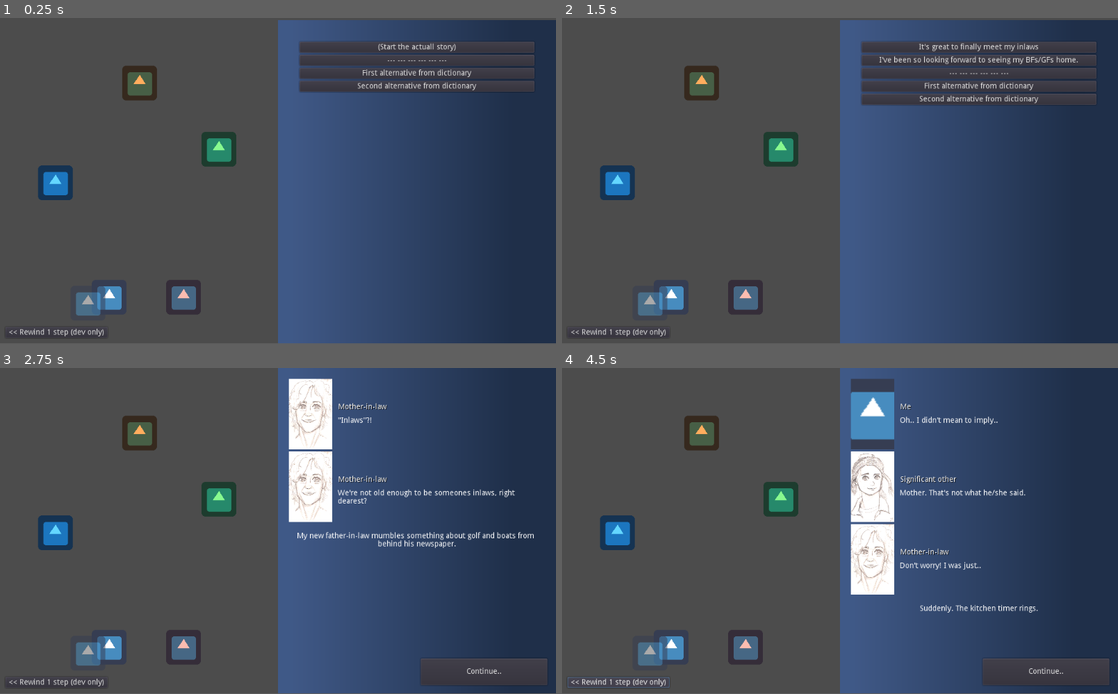
Above: before the commit, frames 1-4 (two rows, left to right).
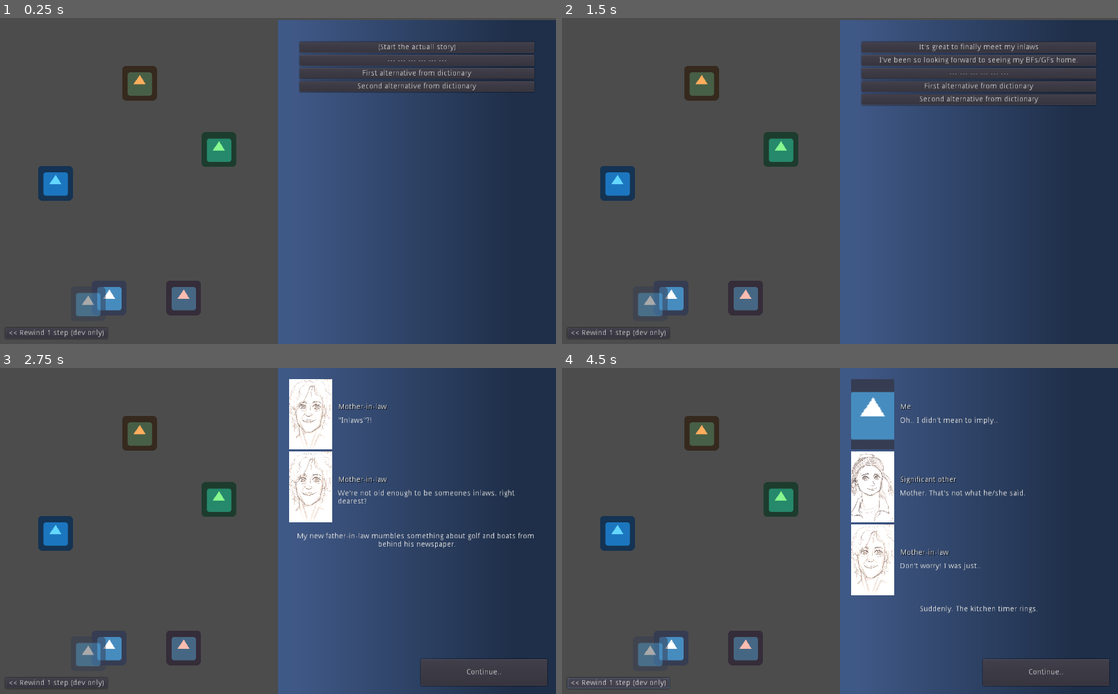
Above: after the commit, the same moments.

Repository: jordgubben/gw24-fam-andersson
Game: Godot game, scene res://FamilyDinner.tscn
Same seed, same stepped clock (60 frames per second), same inputs: the game is played once before the commit and once after it. The engine's default icon, where the game draws it, is replaced by a stand-in: a white triangle on a blue panel in a dark square.
Inputs:
- Up to frame 1 (0.25 s): no input
- Up to frame 2 (1.5 s): click "(Start the actuall story)" at 0.5 s; click "Continue.." at 1.25 s
- Up to frame 3 (2.75 s): click "It's great to finally meet my…" at 2 s
- Up to frame 4 (4.5 s): click "Continue.." at 2.75 s; click "(Apologize)" at 3.5 s; click "<< Rewind 1 step (dev only)" at 4.25 s
The window is 800x468 before the commit and 800x469 after it. Grey fills any space a smaller window leaves; there, only what the larger window draws over its background counts as a difference.

The runs differ from the first frame. In frame 1, 0.7% of the frame differs, in the area x 1-100%, y 7-100%; in frame 2, 1.0%; in frame 3, 1.7%; in frame 4, 1.9%, in the area x 1-100%, y 9-100%.

Commit message:
Scale/Stretch game with window (maintaning aspect ratio)

Diff:
--- a/project.godot
+++ b/project.godot
@@ -19,6 +19,11 @@
 run/main_scene="res://FamilyDinner.tscn"
 config/icon="res://icon.png"
 
+[display]
+
+window/stretch/mode="2d"
+window/stretch/aspect="expand"
+
 [node]
 
 name_num_separator=2
